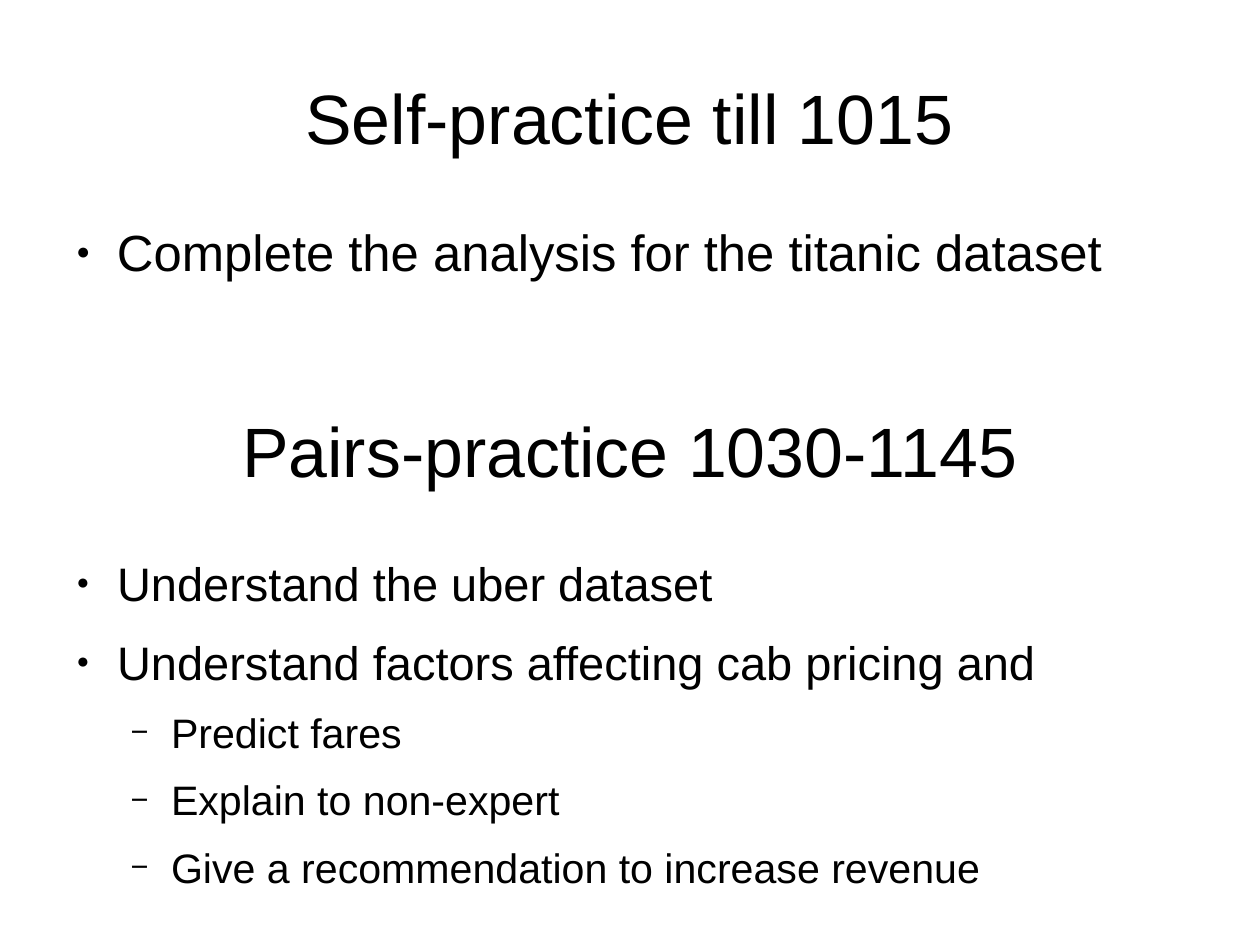
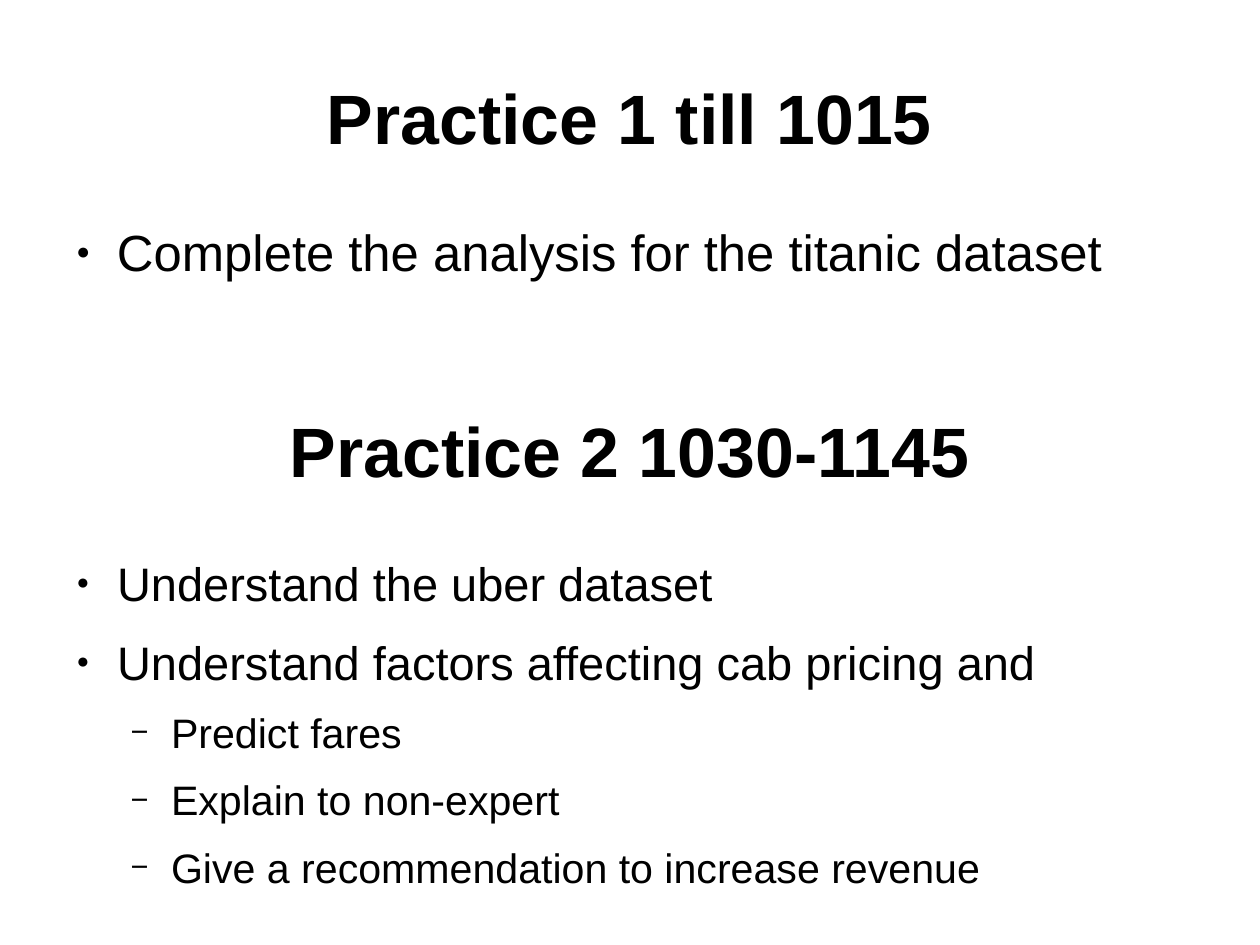
Before and after one commit to leexa90/ML_course_BII, a slide deck: slide 21 of opening_slides.odp (slide 11 before the commit). Drawn at 1260x945 pixels with LibreOffice and Linux fonts; fonts in the diff are those of the drawing. Boxes give left, top, right and bottom in pixels: in the first picture for what was removed or moved away, otherwise in the second. Text is boxed around its words. In the diff, an @@ line names an element or a change of style, - is before the commit and + after.

```diff
--- a/opening_slides.odp
+++ b/opening_slides.odp
@@ title at (x1=327, y1=93, x2=932, y2=145): text changed; bold on @@
-Self-practice till 1015
+Practice 1 till 1015
@@ title at (x1=290, y1=426, x2=969, y2=478): text changed; bold on @@
-Pairs-practice 1030-1145
+Practice 2 1030-1145
```
Also in this commit, not shown: 10 other slides changed, 10 slides added.
